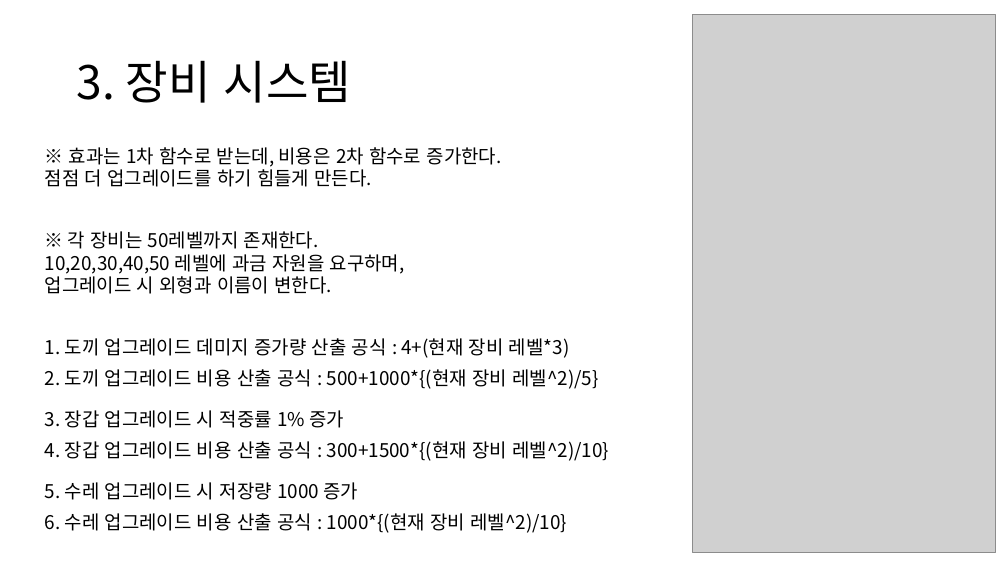
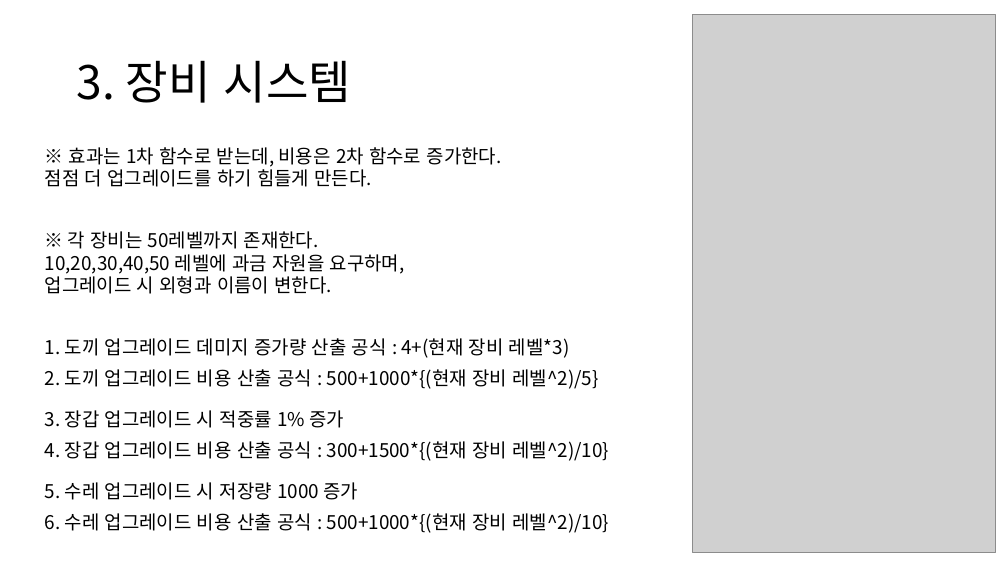
Before and after one commit to NakOh/KoreanCarpenter, a slide deck: slide 5 of 기획/Wood Cutter 시스템.pptx. Drawn at 1008x567 pixels with LibreOffice and Linux fonts; fonts in the diff are those of the drawing; grey boxes stand for pictures. Boxes give left, top, right and bottom in pixels: in the first picture for what was removed or moved away, otherwise in the second. Text is boxed around its words. In the diff, an @@ line names an element or a change of style, - is before the commit and + after.

Commit message:
수레 초기 값 설정, 10레벨 별 아이템의 보석 요구량
추가해두었습니다.

```diff
--- a/기획/Wood Cutter 시스템.pptx
+++ b/기획/Wood Cutter 시스템.pptx
@@ text at box(45, 513, 609, 533): text changed @@
-6. 수레 업그레이드 비용 산출 공식 : 1000*{(현재 장비 레벨^2)/10}
+6. 수레 업그레이드 비용 산출 공식 : 500+1000*{(현재 장비 레벨^2)/10}
```
Also in this commit, not shown: 1 other slide changed.
